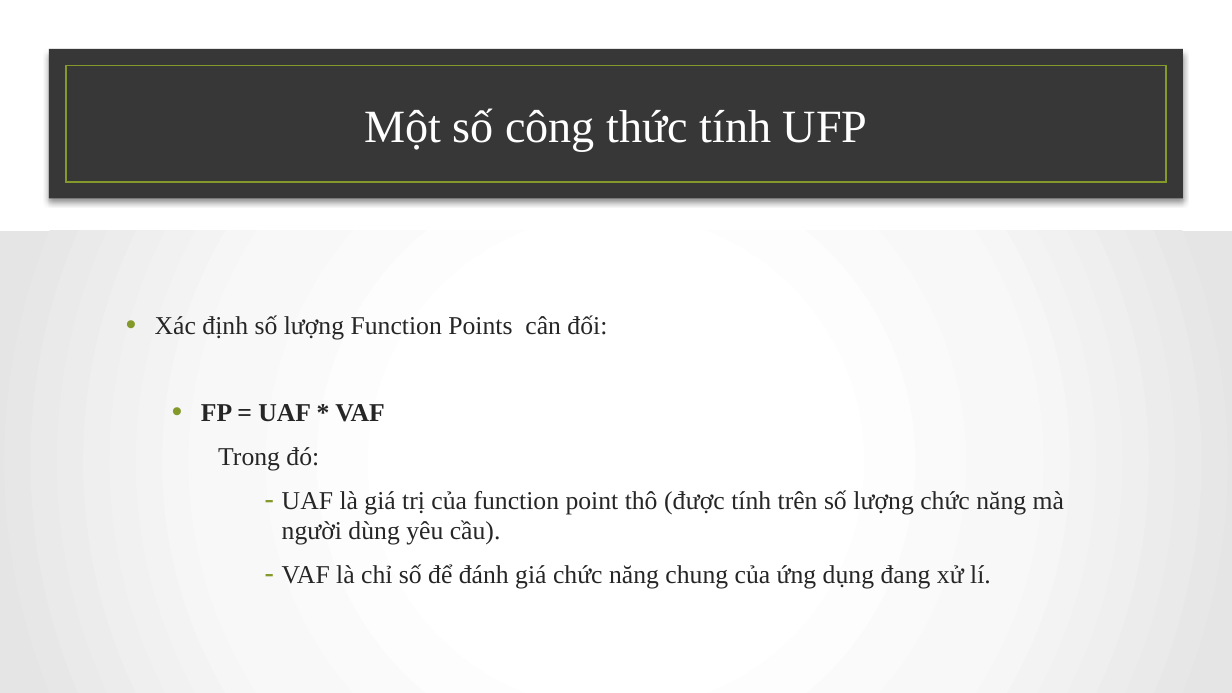
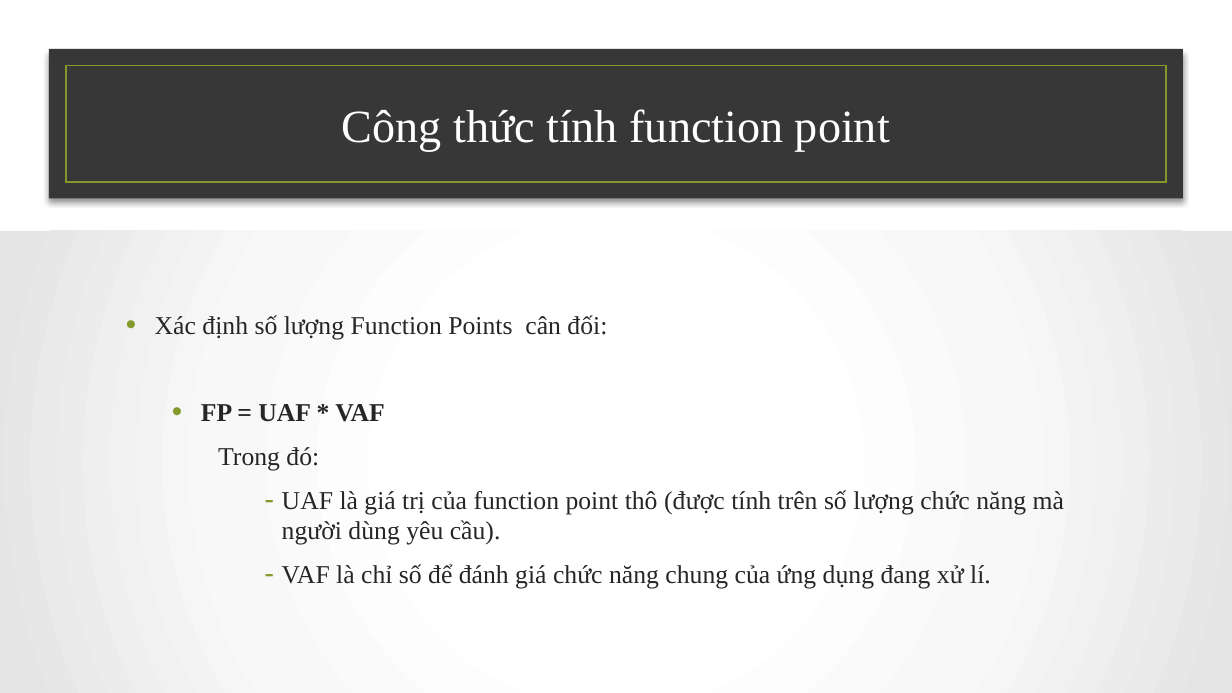
Before and after one commit to NamBang/CEMEM, a slide deck: slide 39 of FILE_BAO_CAO/Funciton-Point .pptx (slide 36 before the commit). Drawn at 1232x693 pixels with LibreOffice and Linux fonts; fonts in the diff are those of the drawing; background and template pictures are left out. Boxes give left, top, right and bottom in pixels: in the first picture for what was removed or moved away, otherwise in the second. Text is boxed around its words. In the diff, an @@ line names an element or a change of style, - is before the commit and + after.

Commit message:
update function point

```diff
--- a/FILE_BAO_CAO/Funciton-Point .pptx
+++ b/FILE_BAO_CAO/Funciton-Point .pptx
@@ title at <box>342,109,890,151</box>: text changed @@
-Một số công thức tính UFP
+Công thức tính function point
```
Also in this commit, not shown: 14 other slides changed, 5 slides added, 2 slides removed.
